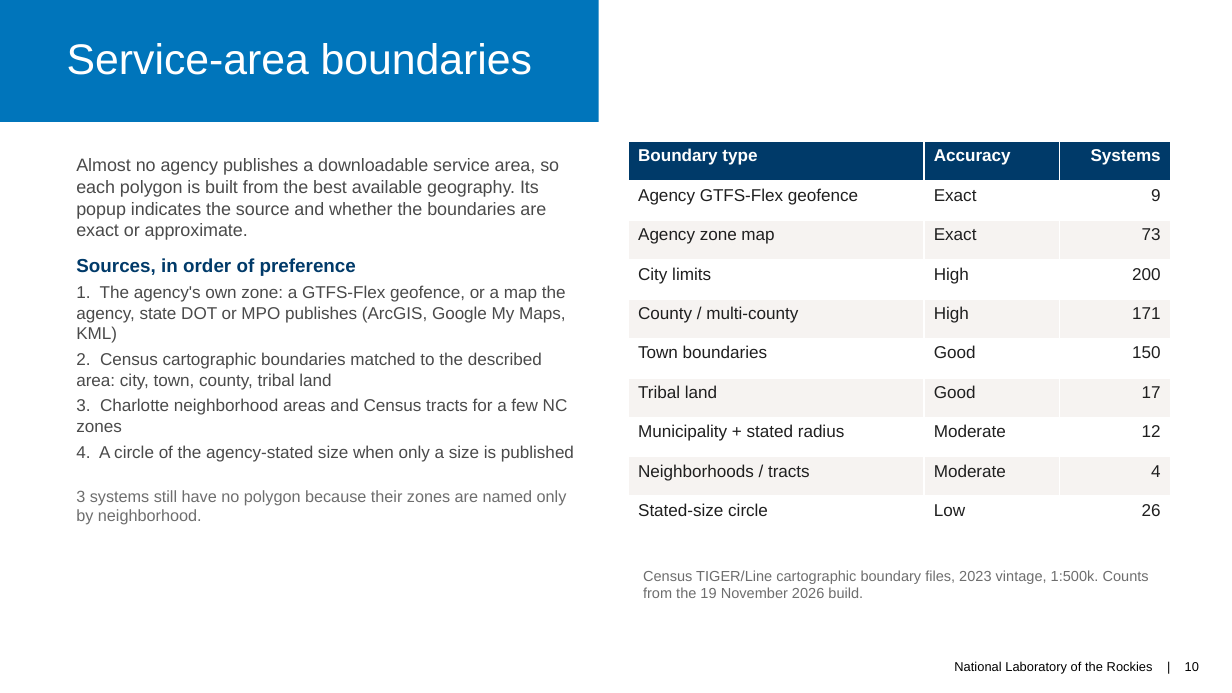
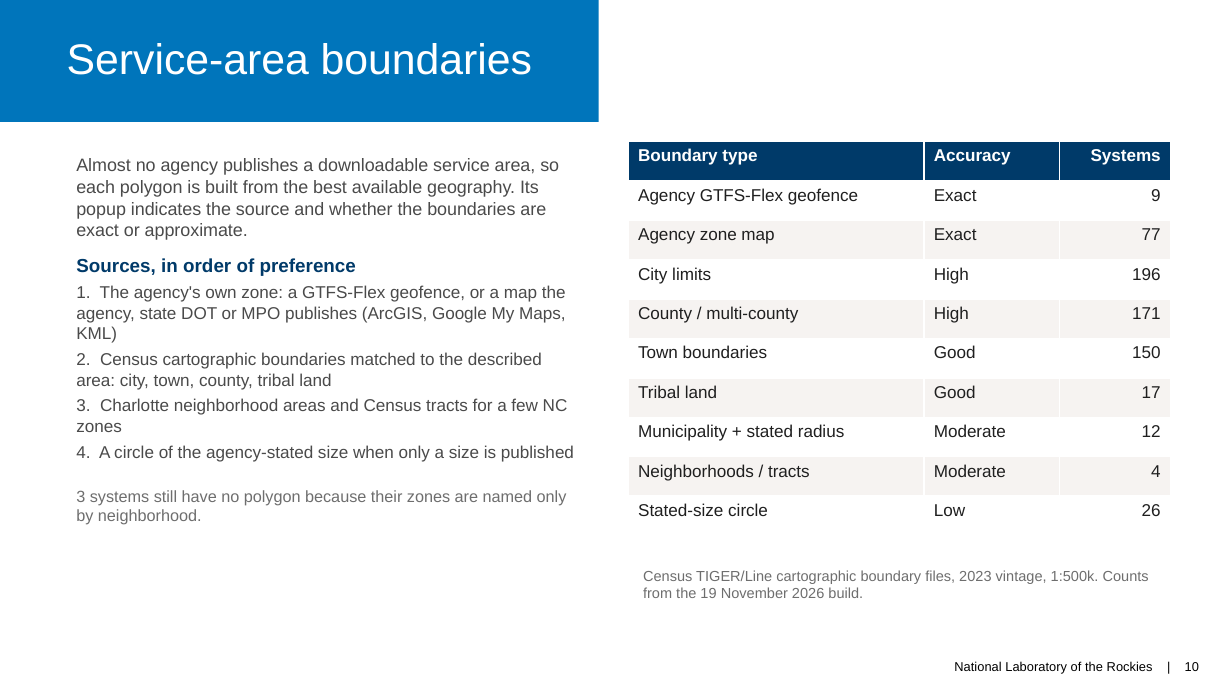
Before and after one commit to jfish79/odt-dashboard, a slide deck: slide 10 of docs/ODT-Database-Project-Summary-11-19-2026.pptx. Drawn at 1232x693 pixels with LibreOffice and Linux fonts; fonts in the diff are those of the drawing. Boxes give left, top, right and bottom in pixels: in the first picture for what was removed or moved away, otherwise in the second. Text is boxed around its words. In the diff, an @@ line names an element or a change of style, - is before the commit and + after.

```diff
--- a/docs/ODT-Database-Project-Summary-11-19-2026.pptx
+++ b/docs/ODT-Database-Project-Summary-11-19-2026.pptx
@@ table at (628,142,1170,536) @@
-row 3, column 3: 73
+row 3, column 3: 77
-row 4, column 3: 200
+row 4, column 3: 196
```
Also in this commit, not shown: 7 other slides changed.
